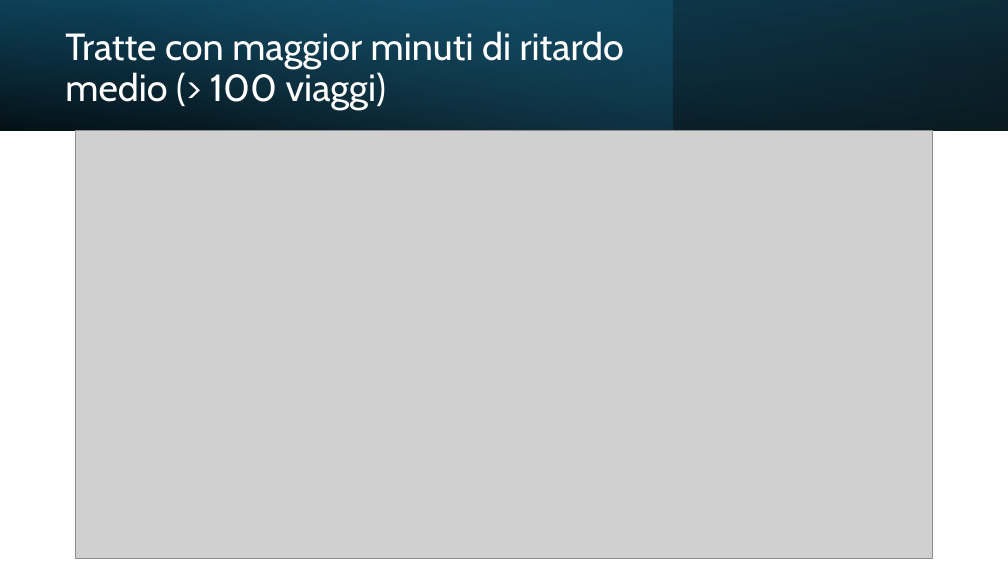
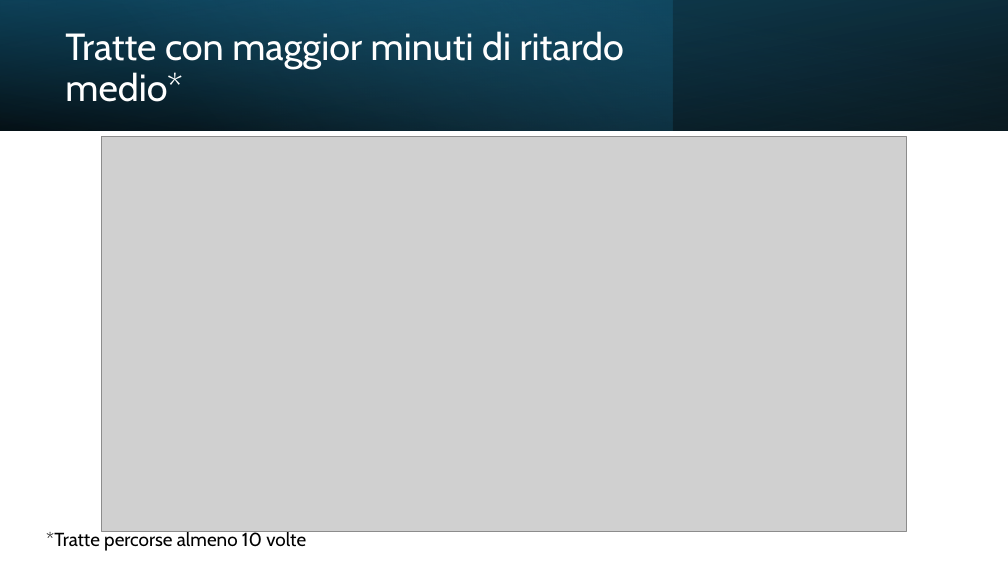
Before and after one commit to AndreaSpolaor/AnalisiTrafficoFerroviario, a slide deck: slide 15 of Analisi del trasporto ferroviario italiano.pptx (slide 14 before the commit). Drawn at 1008x567 pixels with LibreOffice and Linux fonts; fonts in the diff are those of the drawing; grey boxes stand for pictures. Boxes give left, top, right and bottom in pixels: in the first picture for what was removed or moved away, otherwise in the second. Text is boxed around its words. In the diff, an @@ line names an element or a change of style, - is before the commit and + after.

```diff
--- a/Analisi del trasporto ferroviario italiano.pptx
+++ b/Analisi del trasporto ferroviario italiano.pptx
@@ title at box(65, 31, 624, 102): text changed @@
-Tratte con maggior minuti di ritardo medio (> 100 viaggi)
+Tratte con maggior minuti di ritardo medio*
@@ picture: place and size @@
-picture at box(76, 130, 932, 559)
+picture at box(102, 137, 907, 532)
@@ text added at box(46, 530, 306, 551), 18 pt, text #000000 @@
+*Tratte percorse almeno 10 volte
```
Also in this commit, not shown: 6 other slides changed, 4 slides added, 4 other files.
